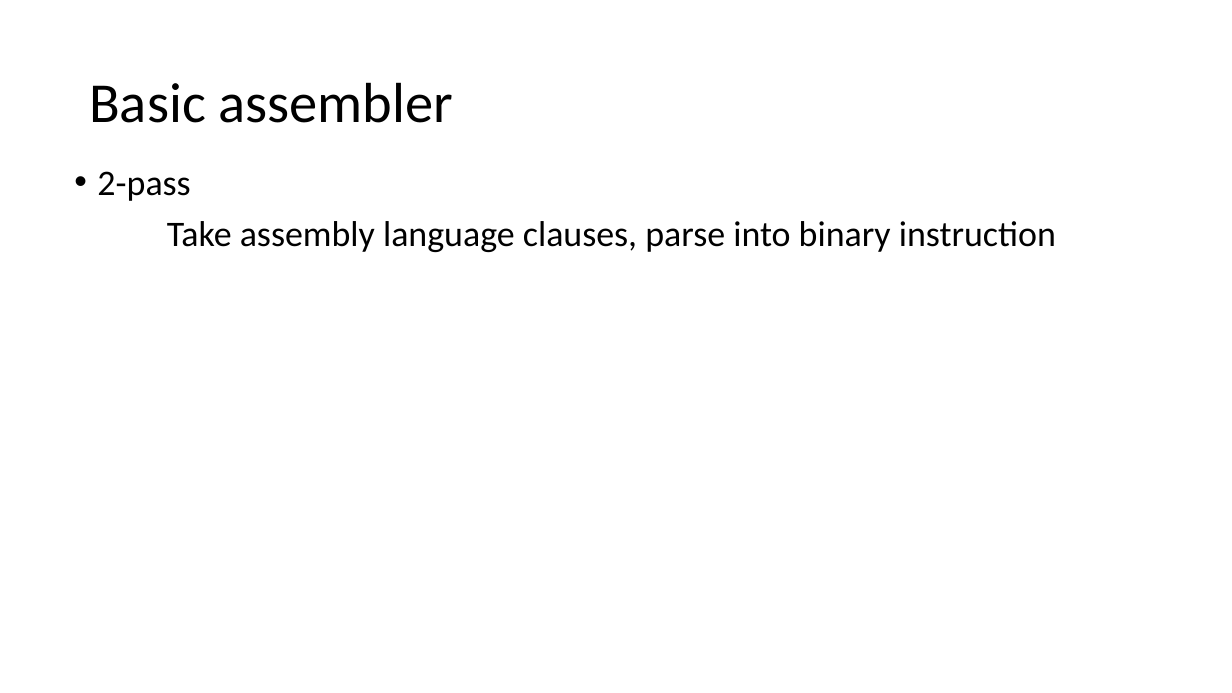
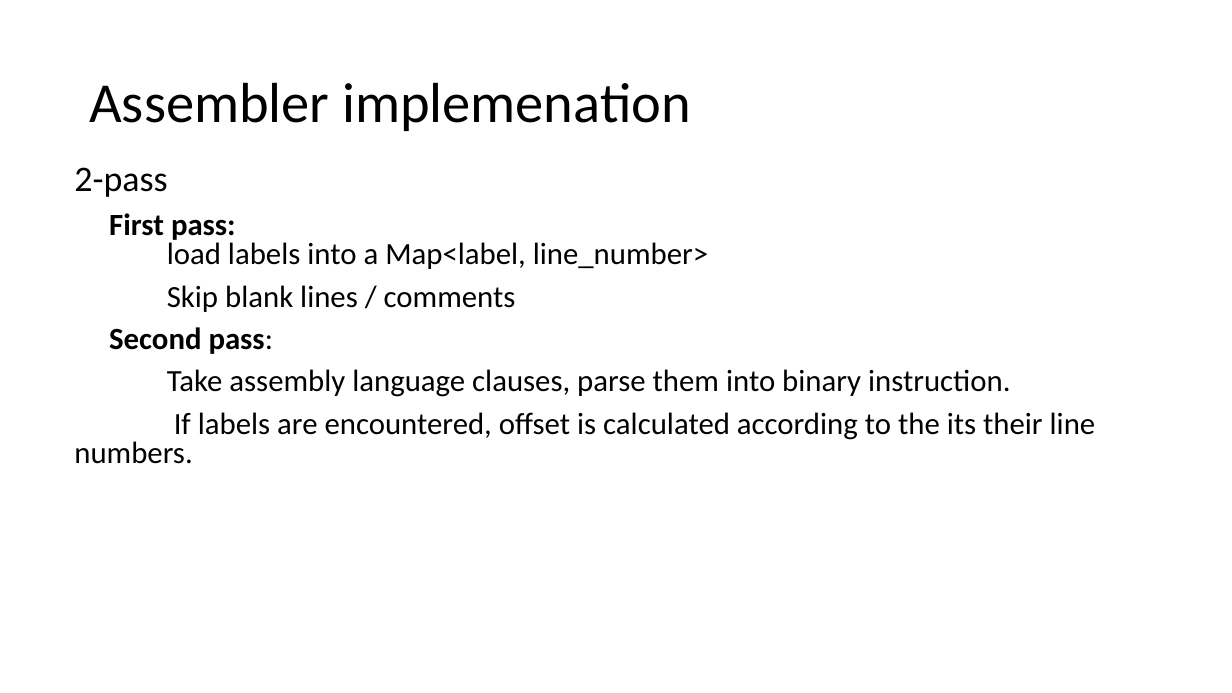
Before and after one commit to Tengyu-Sun/MIPS_simulator, a slide deck: slide 5 of Pipelined basic instruction set simulation.pptx. Drawn at 1232x693 pixels with LibreOffice and Linux fonts; fonts in the diff are those of the drawing. Boxes give left, top, right and bottom in pixels: in the first picture for what was removed or moved away, otherwise in the second. Text is boxed around its words. In the diff, an @@ line names an element or a change of style, - is before the commit and + after.

Commit message:
modify slides

```diff
--- a/Pipelined basic instruction set simulation.pptx
+++ b/Pipelined basic instruction set simulation.pptx
@@ title at (89,82,691,131): text changed @@
-Basic assembler
+Assembler implemenation
@@ text at (74,167,167,197): bullet • to none; line spacing 0.9 to 0.8 @@
@@ text at (74,213,1096,464): text changed; size 28 to 24 pt @@
-Take assembly language clauses, parse into binary instruction
+First pass:
+load labels into a Map<label, line_number>
+Skip blank lines / comments
+Second pass:
+Take assembly language clauses, parse them into binary instruction.
+If labels are encountered, offset is calculated according to the its their line numbers.
```
Also in this commit, not shown: 1 other slide changed, 3 other files.
